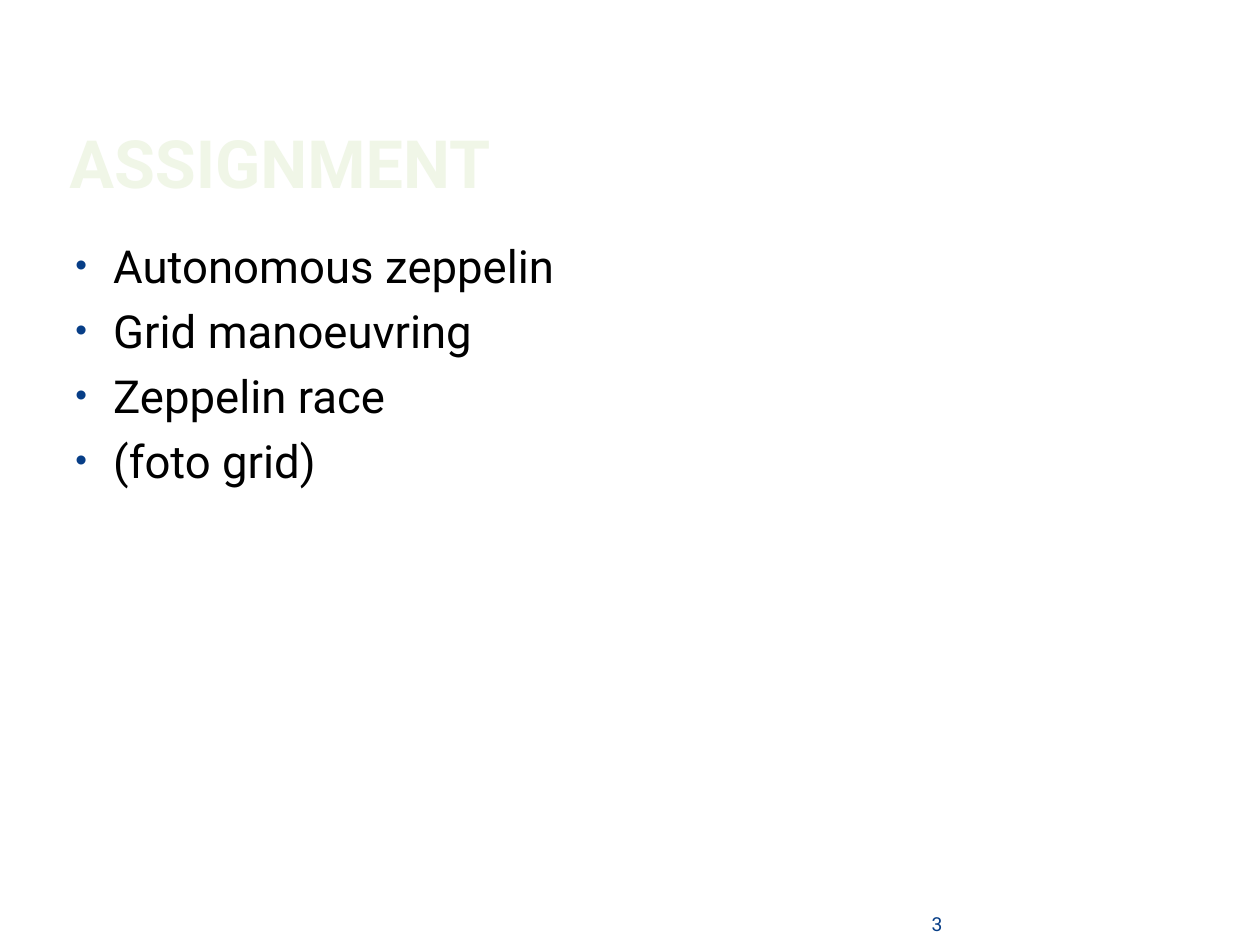
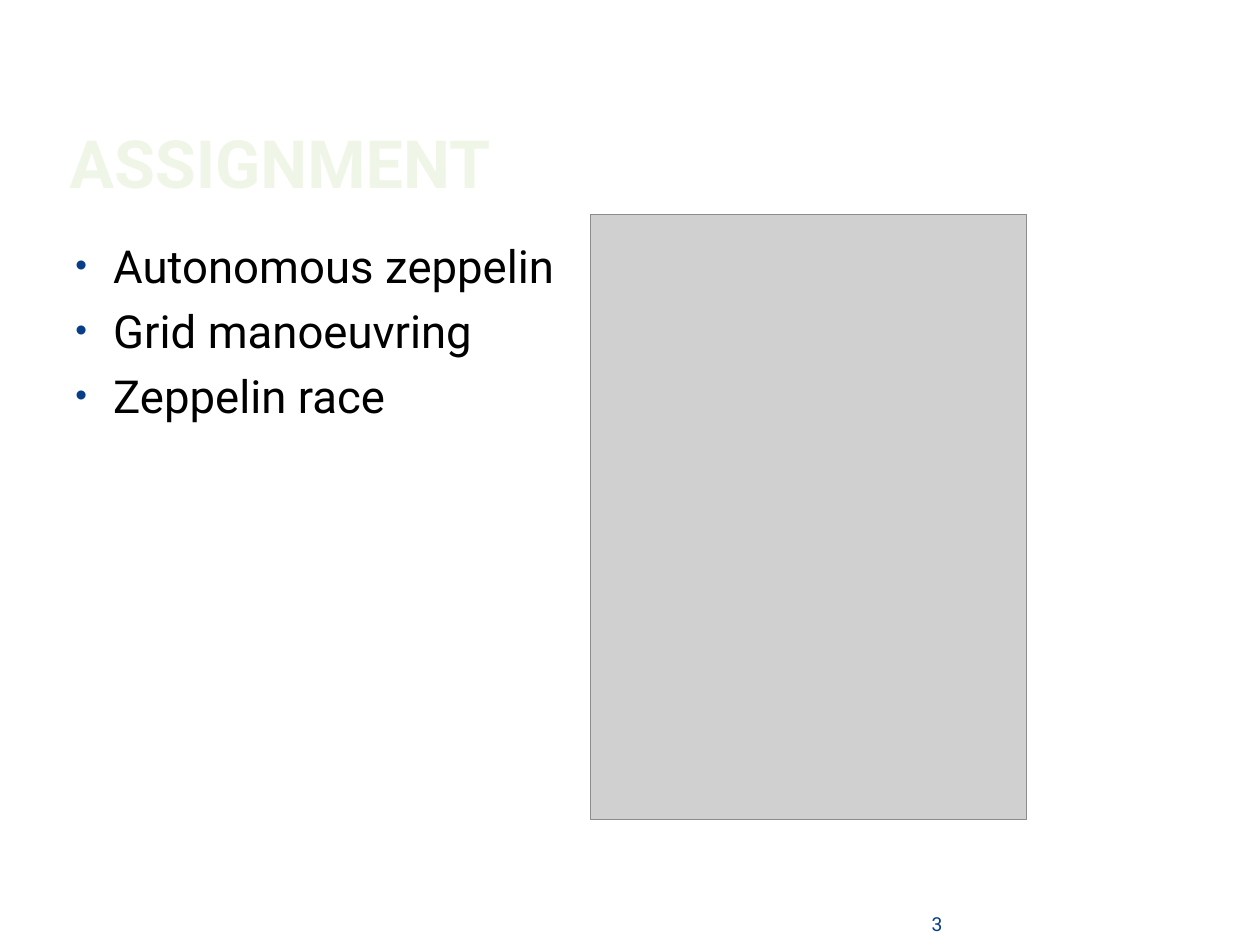
Before and after one commit to WoutV/Indigo, a slide deck: slide 3 of Locomotor zeppehjhyjyjlin.pptx. Drawn at 1260x945 pixels with LibreOffice and Linux fonts; fonts in the diff are those of the drawing; grey boxes stand for pictures; background and template pictures are left out. Boxes give left, top, right and bottom in pixels: in the first picture for what was removed or moved away, otherwise in the second. Text is boxed around its words. In the diff, an @@ line names an element or a change of style, - is before the commit and + after.

```diff
--- a/Locomotor zeppehjhyjyjlin.pptx
+++ b/Locomotor zeppehjhyjyjlin.pptx
@@ picture added at [591,214,1027,819] @@
@@ text at [113,441,315,489]: paragraph removed @@
-• (foto grid)
```
Also in this commit, not shown: 2 other slides changed, 1 slide added, 3 other files.
